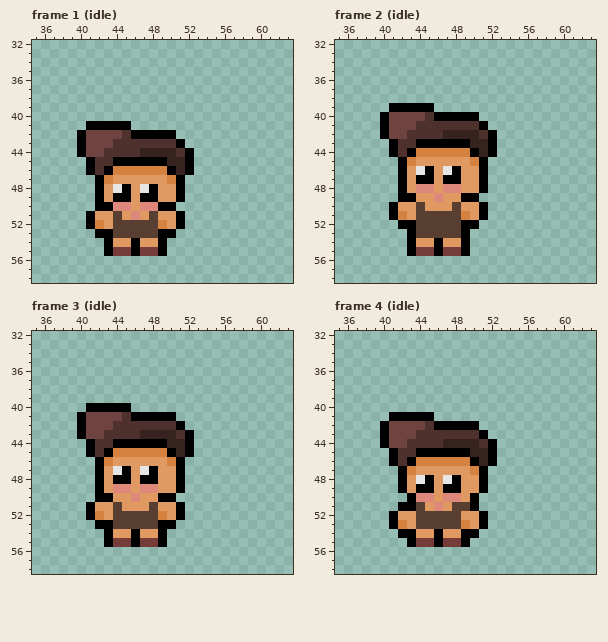
Two states of a pixel-art file, Assets/Graphics/Player/Second character.aseprite. Above is the file before it was changed.
96x96 pixels, 21 frames. Shown: frame 1 (idle): x 35..63, y 32..58; frame 2 (idle): x 35..63, y 32..58; frame 3 (idle): x 35..63, y 32..58; frame 4 (idle): x 35..63, y 32..58. The commit also changed other frames, which this record leaves out.
The same view after the edit:
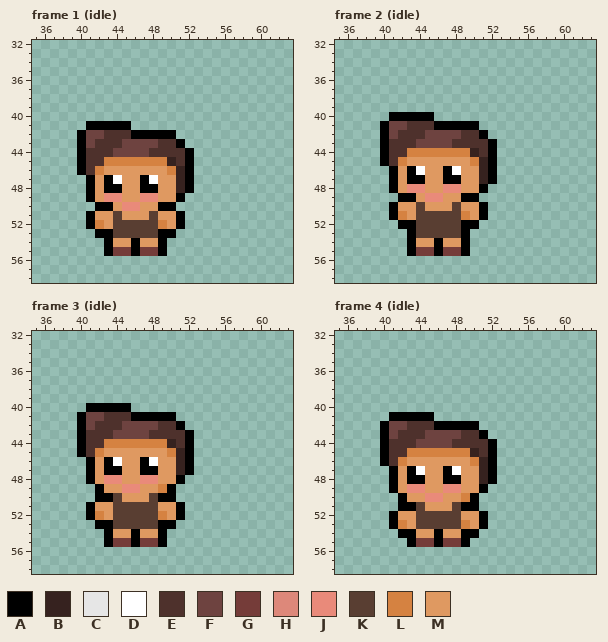
Palette (. is transparent): A #000000  B #36221f  C #e6e6e6  D #ffffff  E #4e312c  F #6e4340  G #753c39  H #dd887a  J #e98a7a  K #593e32  L #d58241  M #df9961
What changed:
--- frame 1 (idle), layer "aestatic"
@@ x 38..54 @@
 41 ...AAAAA.........
-42 ..AFFFFEAAAAA....
-43 ..AFFFEEEEEEEA...
-44 ..AFFEEEEBBBBEA..
-45 ...AEEAAAAAABBA..
-46 ...AEALLLLLLABA..
-47 ....ALMMMMMMLA...
-48 ....AMCAMCAMMA...
-49 ....AMAAMAAMMA...
-50 ....AAHHMHHAA....
-51 ...AMMKMHMKMMA...
+42 ..AFFEEEAAAAA....
+43 ..AFEEEFFFFEEA...
+44 ..AEEEFFFFEEEEA..
+45 ..AEELLLLLLLBEA..
+46 ..AELMMMMMMMLBA..
+47 ...AMADMMADMMBA..
+48 ...AMAAMMAAMMBA..
+49 ...AMJJMMJJMMA...
+50 ....AAMJJMMAA....
+51 ...AMMKMMMKMMA...
 52 ...ALMKKKKKLMA...
--- frame 2 (idle), layer "aestatic"
@@ x 38..54 @@
 38 .................
-39 ...AAAAA.........
-40 ..AFFFFEAAAAA....
-41 ..AFFFEEEEEEEA...
-42 ..AFFEEEEBBBBEA..
-43 ...AEEAAAAAABBA..
-44 ...AEALLLLLLABA..
-45 ....ALMMMMMMLA...
-46 ....AMCAMCAMMA...
-47 ....AMAAMAAMMA...
-48 ....AMHHMHHMMA...
-49 ....AAMMHMMAA....
+39 .................
+40 ...AAAAA.........
+41 ..AFFEEEAAAAA....
+42 ..AFEEEFFFFEEA...
+43 ..AEEEFFFFEEEEA..
+44 ..AEELLLLLLLBEA..
+45 ..AELMMMMMMMLBA..
+46 ...AMADMMADMMBA..
+47 ...AMAAMMAAMMBA..
+48 ...AMJJMMJJMMA...
+49 ....AAMJJMMAA....
 50 ...AMMKMMMKMMA...
--- frame 3 (idle), layer "aestatic"
@@ x 38..54 @@
 40 ...AAAAA.........
-41 ..AFFFFEAAAAA....
-42 ..AFFFEEEEEEEA...
-43 ..AFFEEEEBBBBEA..
-44 ...AEEAAAAAABBA..
-45 ...AEALLLLLLABA..
-46 ....ALMMMMMMLA...
-47 ....AMCAMCAMMA...
-48 ....AMAAMAAMMA...
-49 ....AMHHMHHMMA...
-50 ....AAMMHMMAA....
-51 ...AMMKMMMKMMA...
+41 ..AFFEEEAAAAA....
+42 ..AFEEEFFFFEEA...
+43 ..AEEEFFFFEEEEA..
+44 ..AEELLLLLLLBEA..
+45 ..AELMMMMMMMLBA..
+46 ...AMADMMADMMBA..
+47 ...AMAAMMAAMMBA..
+48 ...AMJJMMJJMMA...
+49 ....AMMJJMMLA....
+50 ....AAKMMMKAA....
+51 ...AMMKKKKKMMA...
 52 ...ALMKKKKKLMA...
--- frame 4 (idle), layer "aestatic"
@@ x 38..54 @@
 41 ...AAAAA.........
-42 ..AFFFFEAAAAA....
-43 ..AFFFEEEEEEEA...
-44 ..AFFEEEEBBBBEA..
-45 ...AEEAAAAAABBA..
-46 ...AEALLLLLLABA..
-47 ....ALMMMMMMLA...
-48 ....AMCAMCAMMA...
-49 ....AMAAMAAMMA...
-50 .....AHHMHHMA....
-51 ....AAKMHMKKA....
+42 ..AFFEEEAAAAA....
+43 ..AFEEEFFFFEEA...
+44 ..AEEEFFFFEEEEA..
+45 ..AEELLLLLLLBEA..
+46 ..AELMMMMMMMLBA..
+47 ...AMADMMADMMBA..
+48 ...AMAAMMAAMMBA..
+49 ...AMJJMMJJMMA...
+50 ....AMMJJMMLA....
+51 ....AAKMMMKAA....
 52 ...AMMKKKKKMMA...
Pixel boxes of the changes (left, top, right, bottom) in both pictures:
changed: (77, 130, 194, 220)
changed: (380, 103, 497, 202)
changed: (77, 412, 194, 511)
changed: (380, 421, 497, 511)
